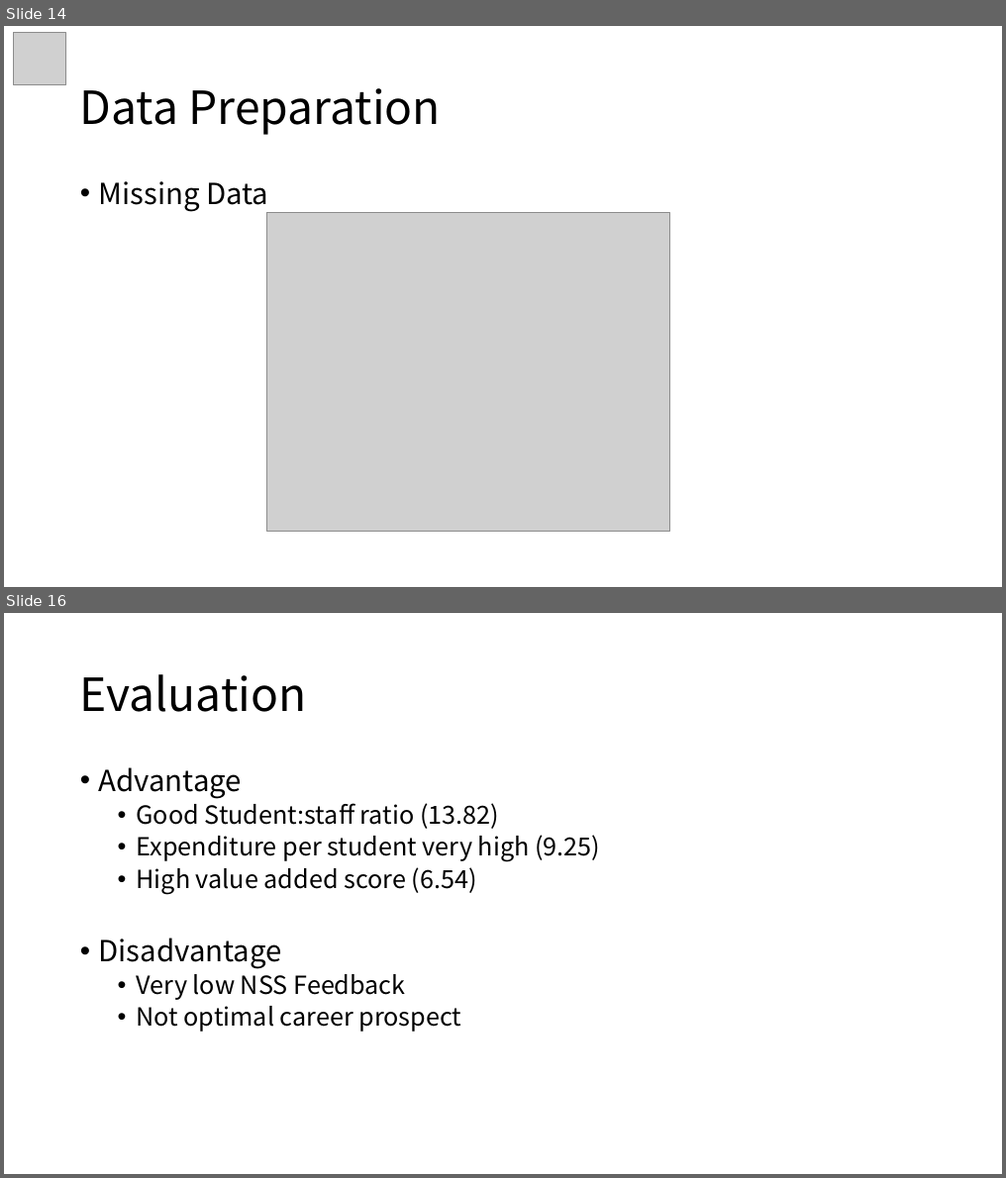
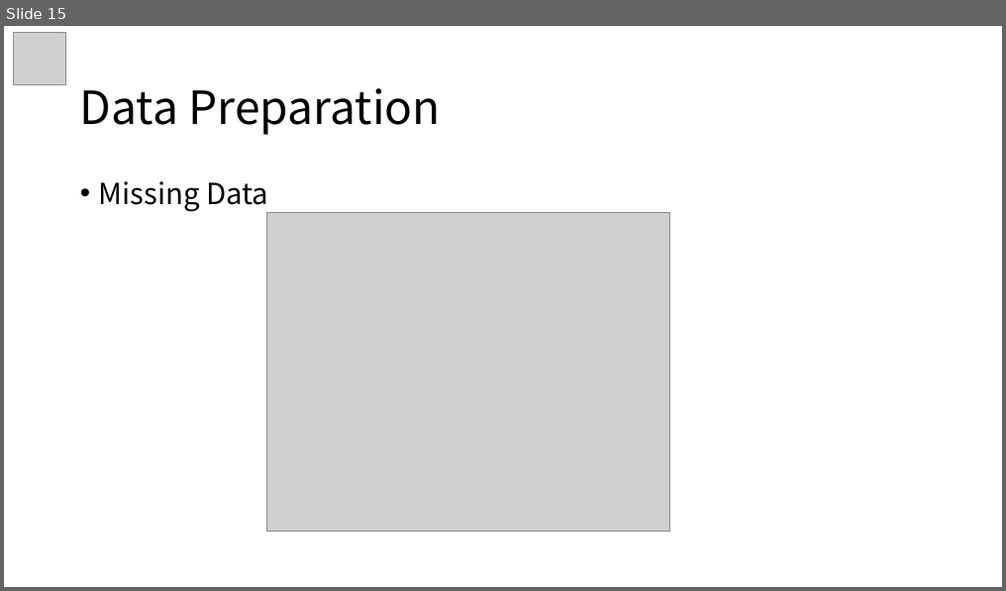
Before and after one commit to ziqing97/BilligenceCaseStudyUkUni, a slide deck: vortrag/Vortrag.pptx. Shown one above the other, each under a label of ours: slides 14 and 16 before the commit, slide 15 after it; the slides between them are not shown. The pictures are 1006x1178 and 1006x591 pixels, drawn with LibreOffice and Linux fonts; fonts in the diff are those of the drawing; grey boxes stand for pictures. Boxes give left, top, right and bottom in pixels: in the first picture for what was removed or moved away, otherwise in the second. Text is boxed around its words. In the diff, an @@ line names an element or a change of style, - is before the commit and + after.

```diff
--- a/vortrag/Vortrag.pptx
+++ b/vortrag/Vortrag.pptx
@@ slide 16 removed at [4,613,1002,1174], background #FFFFFF @@
@@ title removed at [80,674,307,712] @@
-Evaluation
@@ text removed at [99,767,600,1032] @@
-• Advantage
-  • Good Student:staff ratio (13.82)
-  • Expenditure per student very high (9.25)
-  • High value added score (6.54)
-• Disadvantage
-  • Very low NSS Feedback
-  • Not optimal career prospect
@@ what was slide 14 is now slide 15 @@
```
Also in this commit, not shown: 5 slides changed, 8 slides added, 1 other slide removed.
